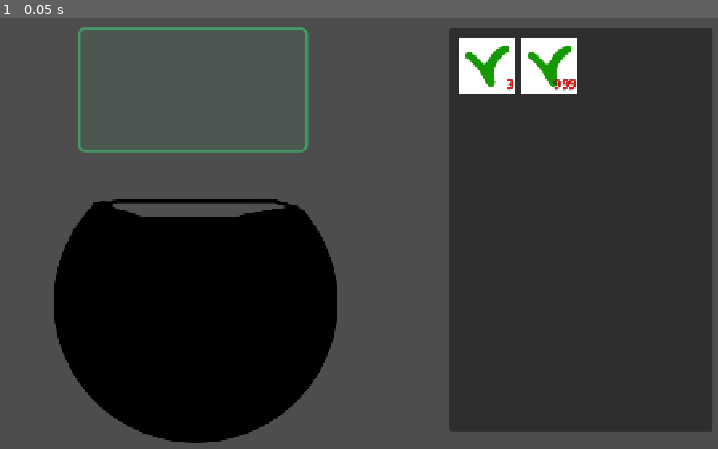
Above: before the commit, frame 1.
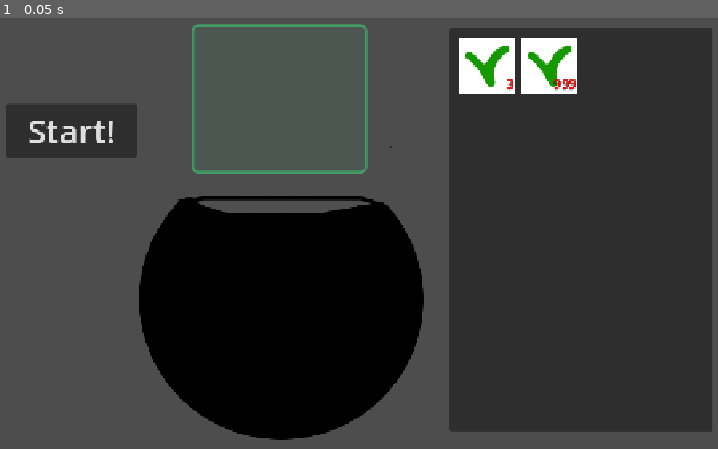
Above: after the commit, the same moment.

Repository: tabew/Project_YongXian
Game: Godot game, scene res://test/test.tscn
Same seed, same stepped clock (60 frames per second), same inputs: the game is played once before the commit and once after it.
Inputs:
- Up to frame 1 (0.05 s): no input

The runs differ from the first frame. In frame 1, 17% of the frame differs, in the area x 0-60%, y 1-99%.

Commit message:
炼金逻辑

Diff:
--- /dev/null
+++ b/resources/alchemical_attribute/heal.tres
@@ -0,0 +1,15 @@
+[gd_resource type="Resource" script_class="Heal" format=3 uid="uid://dr8pg4jbg83or"]
+
+[ext_resource type="Script" uid="uid://3m2ygi7m8l3t" path="res://scripts/alchemical_attribute/alchemical_data.gd" id="1_5fyol"]
+[ext_resource type="Script" uid="uid://bwjh6ht06yssc" path="res://scripts/alchemical_attribute/heal.gd" id="2_lw1qg"]
+
+[sub_resource type="Resource" id="Resource_3af50"]
+script = ExtResource("2_lw1qg")
+metadata/_custom_type_script = "uid://bwjh6ht06yssc"
+
+[resource]
+script = ExtResource("2_lw1qg")
+name = "Heal"
+max_level = 3
+can_be_interacted_attribute = Array[ExtResource("1_5fyol")]([SubResource("Resource_3af50")])
+metadata/_custom_type_script = "uid://bwjh6ht06yssc"
--- a/scenes/alchemy/alchemy.tscn
+++ b/scenes/alchemy/alchemy.tscn
@@ -24,7 +24,15 @@
 scale = Vector2(1.36, 1.28)
 
 [node name="Cauldon" parent="." unique_id=1136608732 instance=ExtResource("1_0gm81")]
-position = Vector2(355, 459)
+position = Vector2(492, 454)
+
+[node name="Button" type="Button" parent="Cauldon" unique_id=1883543845]
+offset_left = -436.0
+offset_top = -297.0
+offset_right = -226.0
+offset_bottom = -212.0
+theme_override_font_sizes/font_size = 53
+text = "Start!"
 
 [node name="AttributesText" parent="Cauldon" unique_id=326303259 instance=ExtResource("2_p2eye")]
 offset_left = -129.0
@@ -36,10 +44,10 @@
 layout_mode = 3
 anchors_preset = 9
 anchor_bottom = 1.0
-offset_left = -184.0
+offset_left = -139.0
 offset_top = -425.0
-offset_right = 184.0
-offset_bottom = -225.0
+offset_right = 142.0
+offset_bottom = -186.0
 grow_vertical = 2
 mouse_filter = 1
 script = ExtResource("3_cbe7x")
@@ -64,3 +72,5 @@
 offset_bottom = 36.0
 grow_horizontal = 0
 grow_vertical = 0
+
+[connection signal="button_up" from="Cauldon/Button" to="Cauldon" method="start_transform"]
--- a/scripts/alchemical_attribute/alchemical_data.gd
+++ b/scripts/alchemical_attribute/alchemical_data.gd
@@ -8,13 +8,26 @@
 ##最大效果等级，无法强化的默认0级,一般效果最高暂定3级
 @export var max_level:int = 0;
 
+
+##可反应属性名单
+@export var can_be_interacted_attribute:Array[AlchemicalData];
+
 ##效果等级，最低0级，最高参考maxLevel，等级不影响效果时长。
 ##无法强化的属性默认0级，原料具有的效果一般为0级，具有等级的药水效果1级起步
 var level:int = 0;
 
-##反应函数，实现A+B=C+D，如果A为反应主体，那么该函数由反应主体A执行
-func interact(attribute:Array[AlchemicalData]) -> void:
-	pass
+##判断属性是否可以与之反应
+func can_interact_with(attribute:AlchemicalData) ->bool:
+	if can_be_interacted_attribute.has(attribute):
+		return true
+
+	else:
+		return false
+
+##反应函数，实现A+B=C+D，如果A为反应主体，那么该函数由反应主体A执行，必须继承重写(第二个参数决定是获取生成物还是反应物,默认为1获取生成物，2获取反应物)
+func interact(attribute:Array[AlchemicalData],which:int = 1) ->Array[AlchemicalData]:
+	var result:Array[AlchemicalData]
+	return result
 
 ##产生使用效果
 func use_effect(object:Node) -> void:
--- a/scripts/alchemical_attribute/heal.gd
+++ b/scripts/alchemical_attribute/heal.gd
@@ -5,5 +5,24 @@
 	level = set_level
 	max_level = 3
 
+func interact(attribute:Array[AlchemicalData],which:int = 1) ->Array[AlchemicalData]:
+	var result:Array[AlchemicalData]
+
+	if attribute.is_empty():
+		return result
+
+	#单属性反应一定优先是第一个，多属性反应才需要单独遍历数组内其它属性
+	match  attribute[0]:
+		Heal:
+			if which == 2:
+				result.append(self)
+				result.append(attribute[0])
+
+			else:
+				result.append(Heal.new(2))
+
+	return result
+
+
 func use_effect(object:Node) -> void:
 	pass
--- a/scripts/alchemy/cauldon.gd
+++ b/scripts/alchemy/cauldon.gd
@@ -1,8 +1,19 @@
 extends StaticBody2D
 
 @onready var attributes_text:AttributesText = $AttributesText
+@onready var start_button:Button = $Button
 
-var attribute:Array[AlchemicalData];
+##判断反应是否结束
+var flag:bool = false
+
+var attribute:Array[AlchemicalData]
+##正在反应属性指针
+var transforming_attribute:AlchemicalData
+##将与指针反应的属性数组
+var prepared_attribute:Array[AlchemicalData]
+##已经反应了的属性数组
+var has_transform:Array[AlchemicalData]
+
 
 ##得到材料的所以炼金属性
 func _get_attributes(body: Node2D) -> void:
@@ -16,3 +27,49 @@
 			attributes_text.add_text(ingredient_data.alchemical_attribute[i])
 
 		body.queue_free()
+
+##坩埚中属性显示更新
+func text_update():
+	attributes_text.reset()
+	for i in attribute.size():
+		attributes_text.add_text(attribute[i])
+
+##开始反应
+func start_transform() -> void:
+	while true:
+		#反应彻底完成
+		if flag:
+			break
+
+		flag = true
+
+		for i in attribute.size():
+
+			transforming_attribute = attribute[i]
+
+			#遍历其它属性，检测是否可以与之反应
+			for j in attribute.size():
+				if i == j:
+					continue
+
+				if transforming_attribute.can_interact_with(attribute[j]):
+					prepared_attribute.append(attribute[j])
+
+			var result = transforming_attribute.interact(prepared_attribute)
+			var transformed = transforming_attribute.interact(prepared_attribute,2)
+
+			#如果发生了反应，那么新属性可能参与新反应，故反应会继续，对新数组遍历
+			if !result.is_empty():
+
+				flag = false
+
+				for k in result.size():
+					attribute.append(result[k])
+
+				for k in transformed.size():
+					has_transform.append(transformed[k])
+
+		for i in has_transform.size():
+			attribute.erase(has_transform[i])
+
+	text_update()
